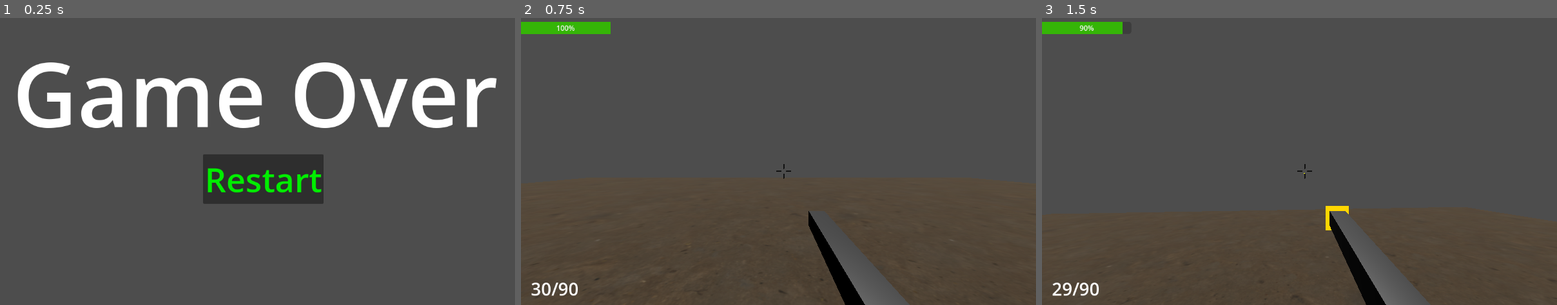
Above: before the commit, frames 1-3 (left to right).
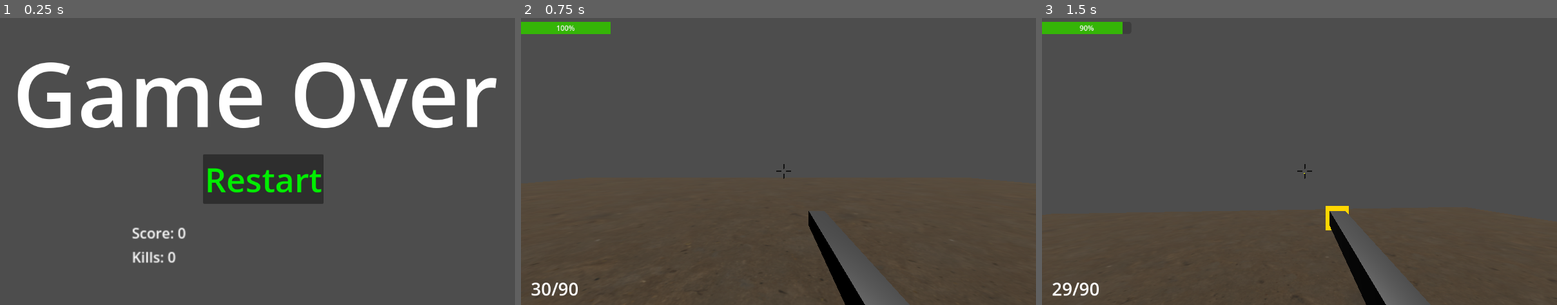
Above: after the commit, the same moments.

Repository: danka-on/gasman
Game: Godot game, scene res://GameOver.tscn
Same seed, same stepped clock (60 frames per second), same inputs: the game is played once before the commit and once after it. This scene is started directly instead of the project's main scene.
Inputs (mouse positions are in pixels of both pictures, inside the frame that each line leads up to):
- Up to frame 1 (0.25 s): no input
- Up to frame 2 (0.75 s): click "Restart" at 0.5 s
- Up to frame 3 (1.5 s): tap Enter (ui_accept) at 1.25 s; move the mouse to (1325, 158) at 1.27 s; hold W from 1.28 s (still down); tap H at 1.35 s; click (1325, 158) at 1.42 s

The runs differ from the first frame. In frame 1, 0.4% of the frame differs, in the area x 25-37%, y 73-86%; in frame 2, nothing differs; in frame 3, nothing differs.

Commit message:
added score on death screen

Diff:
--- a/GameOver.tscn
+++ b/GameOver.tscn
@@ -29,4 +29,22 @@
 theme_override_font_sizes/font_size = 75
 text = "Restart"
 
+[node name="ScoreLabel" type="Label" parent="."]
+layout_mode = 0
+offset_left = 295.0
+offset_top = 463.0
+offset_right = 356.0
+offset_bottom = 486.0
+scale = Vector2(2, 2)
+text = "Score: 0"
+
+[node name="KillsLabel" type="Label" parent="."]
+layout_mode = 0
+offset_left = 295.0
+offset_top = 517.0
+offset_right = 369.0
+offset_bottom = 540.0
+scale = Vector2(2, 2)
+text = "Kills: 0"
+
 [connection signal="pressed" from="RestartButton" to="." method="_on_restart_button_pressed"]
--- a/enemy.gd
+++ b/enemy.gd
@@ -33,12 +33,14 @@
 		die()
 
 func die():
+	if player: # Ensure player exists
+		player.add_score(5) # 5 points per kill
 	queue_free()
 
 func _on_hitbox_body_entered(body):
 	if body == player and can_damage:
 		player.take_damage(damage)
 		can_damage = false
-		if is_inside_tree(): # Check if still in scene tree
+		if is_inside_tree():
 			await get_tree().create_timer(damage_cooldown).timeout
 		can_damage = true
--- a/game_over.gd
+++ b/game_over.gd
@@ -1,9 +1,27 @@
 extends Control
 
+var score : int = 0
+var kills : int = 0
+
 func _ready():
-	Input.set_mouse_mode(Input.MOUSE_MODE_VISIBLE) # Show mouse cursor
+	Input.set_mouse_mode(Input.MOUSE_MODE_VISIBLE)
 	if $RestartButton:
 		$RestartButton.connect("pressed", _on_restart_button_pressed)
+	update_display()
+
+func _input(event):
+	if event is InputEventMouseButton and event.pressed and event.button_index == MOUSE_BUTTON_LEFT:
+		pass
 
 func _on_restart_button_pressed():
-	get_tree().change_scene_to_file("res://Main.tscn") # Restart game
+	get_tree().change_scene_to_file("res://Main.tscn")
+
+func set_score_and_kills(new_score: int, new_kills: int):
+	score = new_score
+	kills = new_kills
+	if is_node_ready(): # If _ready() has run
+		update_display()
+
+func update_display():
+	$ScoreLabel.text = "Score: " + str(score)
+	$KillsLabel.text = "Kills: " + str(kills)
--- a/player.gd
+++ b/player.gd
@@ -33,6 +33,10 @@
 # Health variables
 @export var max_health : float = 100.0
 var current_health : float = max_health
+
+# Score and kills
+var score : int = 0
+var kills : int = 0
 
 # UI references
 @onready var health_bar = get_node("/root/Main/HUD/HealthBarContainer/HealthBar")
@@ -177,4 +181,13 @@
 	ammo_label.text = str(current_magazine) + "/" + str(current_reserve)
 
 func die():
-	get_tree().change_scene_to_file("res://GameOver.tscn") # Switch to Game Over scene
+	# Pass score and kills to Game Over scene
+	var game_over = preload("res://GameOver.tscn").instantiate()
+	game_over.set_score_and_kills(score, kills)
+	get_tree().root.add_child(game_over)
+	get_tree().current_scene.queue_free() # Remove Main scene
+	get_tree().current_scene = game_over
+
+func add_score(points: int):
+	score += points
+	kills += 1 # Increment kills with each score addition
Not shown, removed: crash logs
Not shown, added: crash logs2025-03-14T12.30.18
Not shown, added: crash logs2025-03-14T12.31.33
Not shown, added: crash logs2025-03-14T12.33.11
